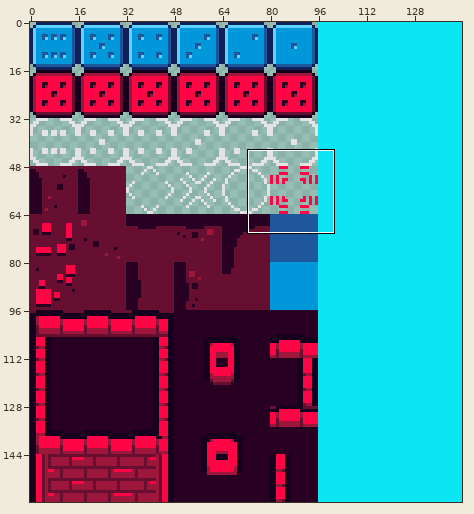
Pixel-art file: Assets/Graphics/SpriteSheet/SpriteSheet.aseprite. The first picture is a wide view before the edit; the outline marks the close-up.
Close-up. Earlier state:
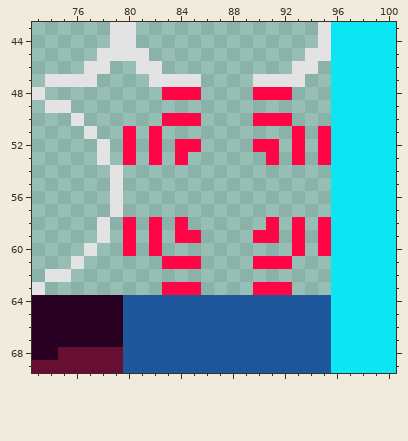
144x160 pixels, 1 frame. Shown: x 73..100, y 43..69.
After the commit:
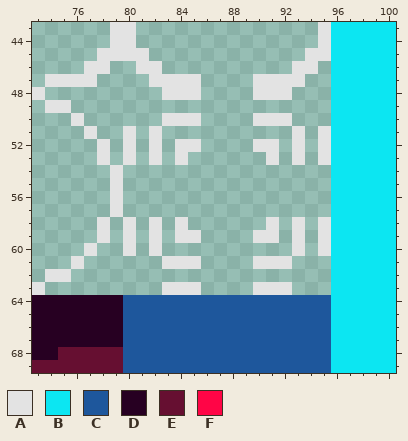
Palette (. is transparent): A #e3e3e3  B #0ce6f2  C #1e579c  D #270022  E #660f31  F #ff0546
Diff:
@@ x 73..100 @@
 47 .AAAA....AAAA....AAAA..BBBBB
-48 A.........FFF....FFF...BBBBB
+48 A.........AAA....AAA...BBBBB
 49 .AA....................BBBBB
-50 ...A......FFF....FFF...BBBBB
-51 ....A..F.F..........F.FBBBBB
-52 .....A.F.F.FF....FF.F.FBBBBB
-53 .....A.F.F.F......F.F.FBBBBB
+50 ...A......AAA....AAA...BBBBB
+51 ....A..A.A..........A.ABBBBB
+52 .....A.A.A.AA....AA.A.ABBBBB
+53 .....A.A.A.A......A.A.ABBBBB
 54 ......A................BBBBB
@@ x 73..100 @@
 57 ......A................BBBBB
-58 .....A.F.F.F......F.F.FBBBBB
-59 .....A.F.F.FF....FF.F.FBBBBB
-60 ....A..F.F..........F.FBBBBB
-61 ...A......FFF....FFF...BBBBB
+58 .....A.A.A.A......A.A.ABBBBB
+59 .....A.A.A.AA....AA.A.ABBBBB
+60 ....A..A.A..........A.ABBBBB
+61 ...A......AAA....AAA...BBBBB
 62 .AA....................BBBBB
-63 A.........FFF....FFF...BBBBB
+63 A.........AAA....AAA...BBBBB
 64 DDDDDDDCCCCCCCCCCCCCCCCBBBBB
Changed places in both close-ups, as pixel boxes (x1, y1, x2, y2):
changed: (123, 87, 331, 165)
changed: (123, 217, 331, 295)
